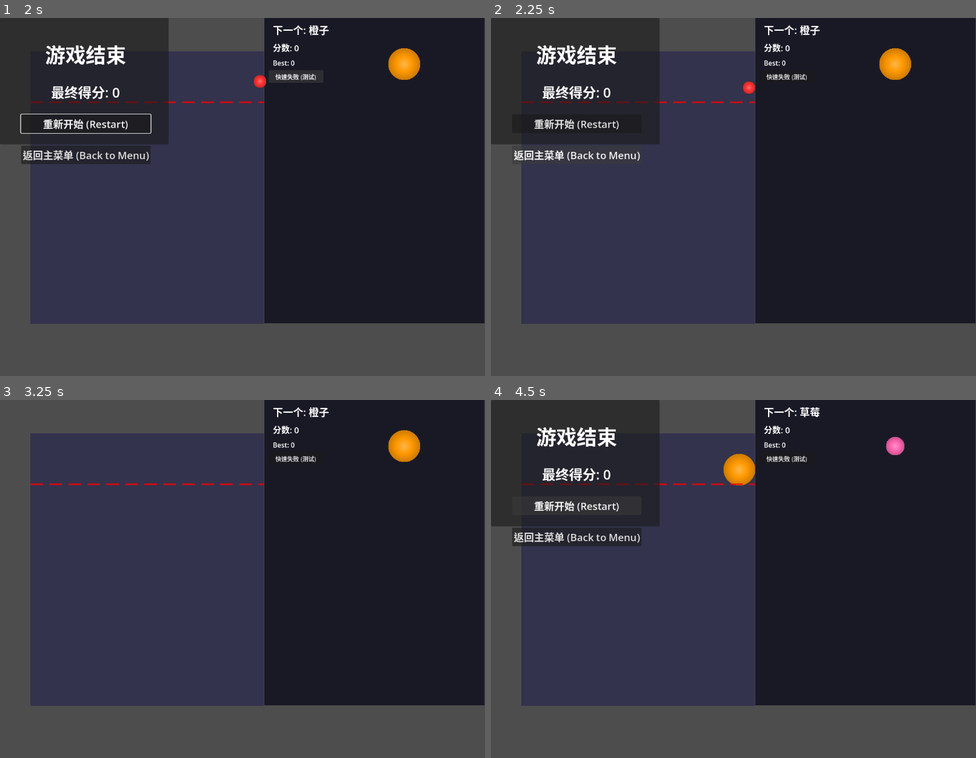
Above: before the commit, frames 1-4 (two rows, left to right).
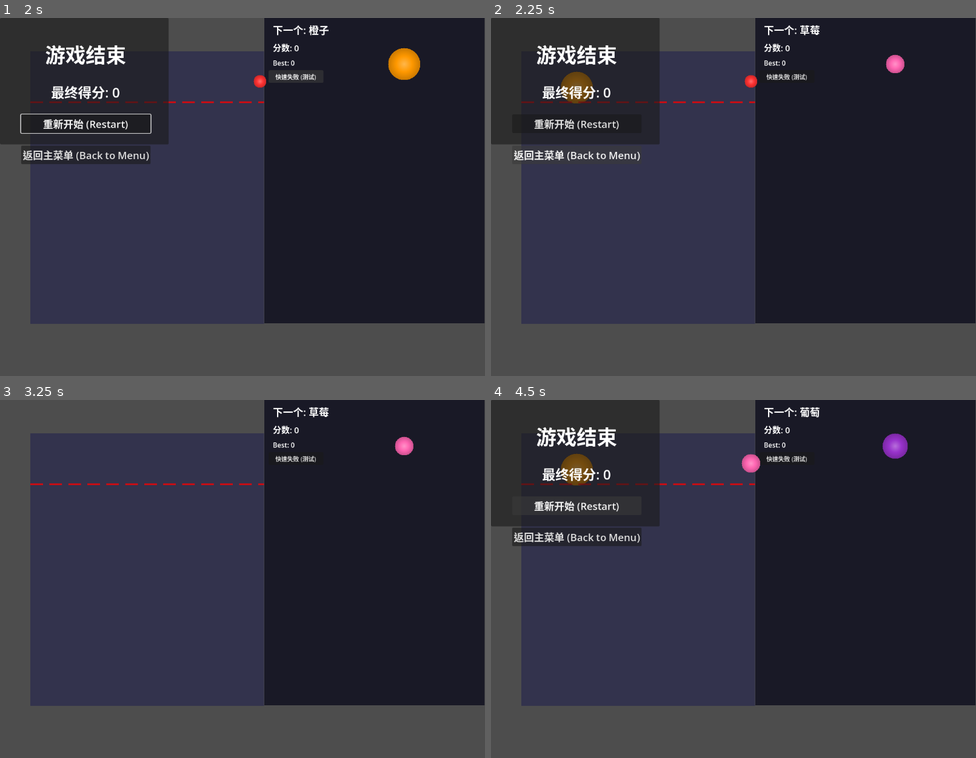
Above: after the commit, the same moments.

Repository: atom32/syn_melon
Game: Godot game, scene res://scenes/MainMenu.tscn
Two runs of this game, one before a commit and one after it. Both use one fixed random seed, a clock stepped at 60 frames per second and the inputs below.
Inputs:
- Up to frame 1 (2 s): click "开始游戏" at 0.5 s; click "快速失败 (测试)" at 1.25 s
- Up to frame 2 (2.25 s): click "返回主菜单 (Back to Menu)" at 2 s
- Up to frame 3 (3.25 s): click "开始游戏" at 2.75 s
- Up to frame 4 (4.5 s): click "快速失败 (测试)" at 3.5 s; click "重新开始 (Restart)" at 4.25 s

Frame 1 is identical in both runs. In frame 2, 1.0% of the frame differs, in the area x 14-87%, y 2-24%; in frame 3, 0.5%; in frame 4, 1.3%, in the area x 14-86%, y 2-24%.

Commit message:
fix: pause only fruits instead of entire game tree
Problem:
- get_tree().paused = true pauses EVERYTHING including UI
- Unpausing causes 1 frame of physics simulation before scene switch
- Creates 'glitch' where game continues briefly

Better Solution:
- Keep game tree running (get_tree().paused = false)
- Only freeze individual fruits using freeze = true
- UI remains fully responsive at all times
- No glitch or unwanted physics simulation

Implementation:
1. Added fruits to 'fruits' group in Fruit.gd
2. Main.gd: _pause_all_fruits() freezes only fruits
3. Removed get_tree().paused calls from GameOverPanel
4. Scene transitions are now clean and instant

Benefits:
- UI always responsive
- No 'flash frame' before scene switch
- Cleaner game state management
- Better user experience

Co-Authored-By: Claude Sonnet 4.6 <noreply@anthropic.com>

Diff:
--- a/scripts/Fruit.gd
+++ b/scripts/Fruit.gd
@@ -41,6 +41,9 @@
 	# 分配唯一 ID
 	_fruit_id = _next_id
 	_next_id += 1
+
+	# 添加到 "fruits" 组，便于全局管理
+	add_to_group("fruits")
 
 	# 设置碰撞层
 	collision_layer = 1
--- a/scripts/GameOverPanel.gd
+++ b/scripts/GameOverPanel.gd
@@ -134,12 +134,6 @@
 func _on_restart_pressed() -> void:
 	print("[GameOverPanel] 重新开始游戏按钮被点击")
 
-	# 先取消暂停（非常重要！）
-	get_tree().paused = false
-
-	# 延迟一帧确保暂停状态完全解除
-	await get_tree().process_frame
-
 	var scene_mgr = get_node("/root/SceneManager")
 	if scene_mgr:
 		scene_mgr.change_scene("res://scenes/Main.tscn")
@@ -151,12 +145,6 @@
 func _on_menu_button_pressed() -> void:
 	print("[GameOverPanel] 返回主菜单按钮被点击")
 
-	# 先取消暂停（非常重要！）
-	get_tree().paused = false
-
-	# 延迟一帧确保暂停状态完全解除
-	await get_tree().process_frame
-
 	var scene_mgr = get_node("/root/SceneManager")
 	if scene_mgr:
 		scene_mgr.change_scene("res://scenes/MainMenu.tscn")
--- a/scripts/Main.gd
+++ b/scripts/Main.gd
@@ -249,8 +249,8 @@
 		print("Main.gd: 新纪录！")
 		_update_high_score_display()
 
-	# 暂停游戏
-	get_tree().paused = true
+	# 暂停所有水果（而不是整个游戏树）
+	_pause_all_fruits()
 
 	# 显示游戏结束面板
 	game_over_panel.call("show_game_over", final_score)
@@ -302,3 +302,17 @@
 	var save_mgr = get_node("/root/SaveManager")
 	var high_score = save_mgr.get_high_score()
 	ui_label_high_score.text = "Best: %d" % high_score
+
+
+## 暂停所有水果（游戏结束时）
+func _pause_all_fruits() -> void:
+	# 获取场景中所有水果
+	var all_nodes = get_tree().get_nodes_in_group("fruits")
+	var paused_count = 0
+
+	for node in all_nodes:
+		if node is RigidBody2D:
+			node.freeze = true
+			paused_count += 1
+
+	print("[Main.gd] 已暂停 ", paused_count, " 个水果，游戏保持运行（UI仍可响应）")
